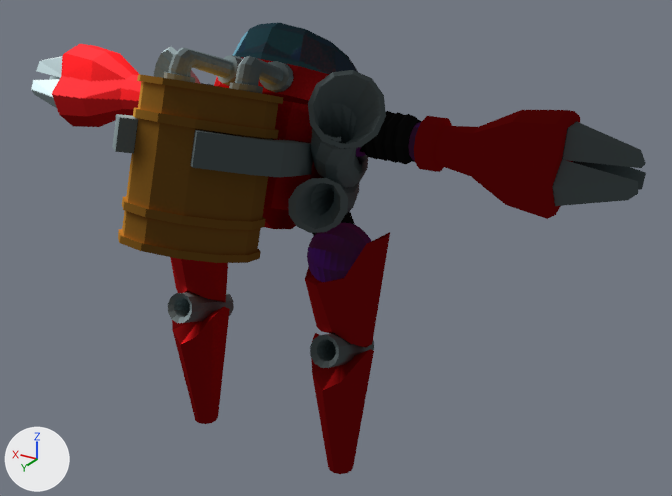
Two versions of the Blender file Game Assets/character_model.blend, one commit apart.
Both versions are drawn from a 50 mm camera at (-1.263, 1.774, 1.508) aimed at (-0.17, -0.049, 0.597). Arrows for +X, +Y and +Z are at lower left; the lights stay in place. Mesh edges are drawn as thin lines on the coarser meshes.

Before the edit, the objects in view are built like this:
```python
me_playermesh = bpy.data.meshes.new('playerMesh')
me_playermesh.from_pydata(...)  # 4117 vertices, 4300 faces; spans x -0.87..0.87, y -0.32..0.46, z 0.01..1.13
# faces by material slot: [444, 1626, 384, 50, 180, 1616]
me_playermesh.materials.append(mat_playercoloraccent)
me_playermesh.materials.append(mat_baremetal)
me_playermesh.materials.append(mat_blackplastic)
me_playermesh.materials.append(mat_playerglass)
me_playermesh.materials.append(mat_chemicaltank)
me_playermesh.materials.append(mat_gemlike)
ob_player = bpy.data.objects.new('player', me_playermesh)
ob_player.location = (0.0, 0.0, 0.0)
```
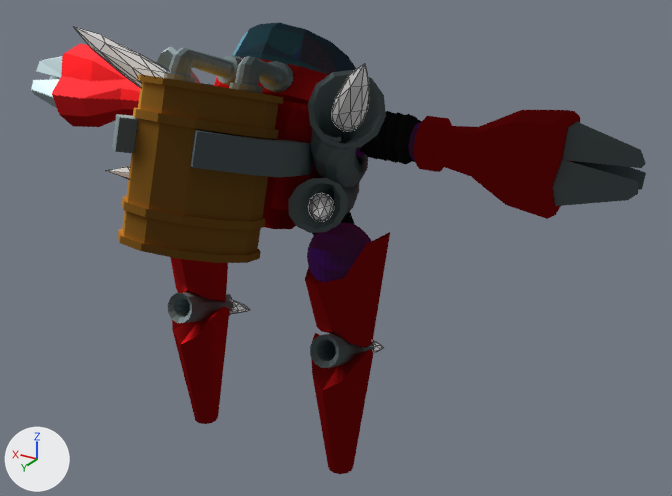
Pixel boxes (x1, y1, x2, y2) of what changed, in the pictures (672 x 496 px):
'Icosphere', added
    after: (74, 27, 383, 352)

The change, as a list of edits to the scene's bpy script:
```text
Add me_icosphere:
    me_icosphere.from_pydata(...)  # 126 vertices, 240 faces; spans x -0.388..-0.17, y -0.212..0.237, z 0.252..1.127
Add ob_icosphere:
    ob_icosphere = bpy.data.objects.new('Icosphere', me_icosphere)
    ob_icosphere.location = (0.0, 0.0, 0.0)
    _m = ob_icosphere.modifiers.new('Mirror', 'MIRROR')
```
